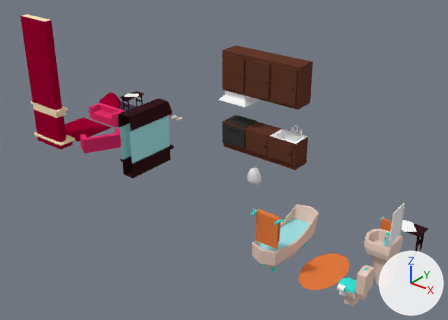
Before and after pictures for a commit that changed the Blender file Assets/Models/lotsa stuff.blend.
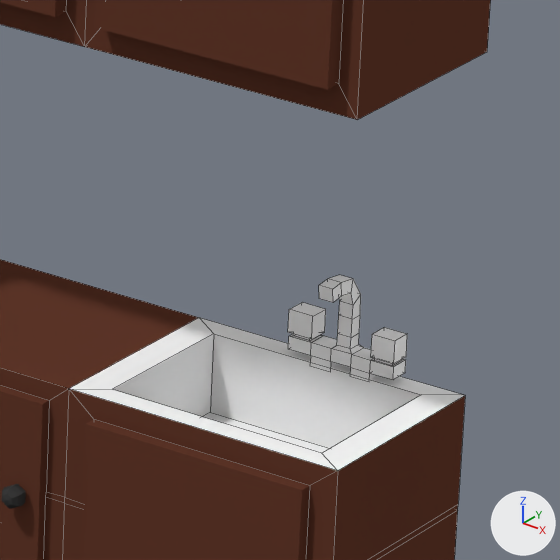
The first picture shows the older version from a camera (50 mm lens) standing at (76.9, -61.4, 46.2) and looking at (27.0, 1.0, 7.5). The close-ups show both versions on the part from 59% to 71% of the width and 31% to 48% of the height of that picture; other places that the commit changed are outside them. Arrows for +X, +Y and +Z are at lower right; the lights stay in place. The close-ups show mesh edges as thin lines.

Before the edit, the objects in view are built like this:
```python
ob_balcaocozinha_001 = bpy.data.objects.new('balcaocozinha.001', me_cube_024)
ob_balcaocozinha_001.parent = ob_balcaocozinha_004
ob_balcaocozinha_001.location = (23.57, 11.16, 6.127)
ob_balcaocozinha_001.scale = (1.74, 1.74, 1.74)
ob_balcaocozinha_004 = bpy.data.objects.new('balcaocozinha.004', me_cube_016)
ob_balcaocozinha_004.location = (25.49, 12.98, 6.26)
ob_balcaocozinha_004.scale = (1.74, 1.74, 1.74)
ob_porta_001 = bpy.data.objects.new('porta.001', me_cube_021)
ob_porta_001.parent = ob_balcaocozinha
ob_porta_001.location = (23.49, 11.1, 16.62)
ob_porta_001.scale = (1.74, 1.74, 1.74)
# also in view: 'balcaocozinha' at (25.3, 12.6, 15.8); 'balcaocozinha.002' at (30.1, 11.0, 6.1); 'porta.002' at (30.2, 11.0, 16.6)
```
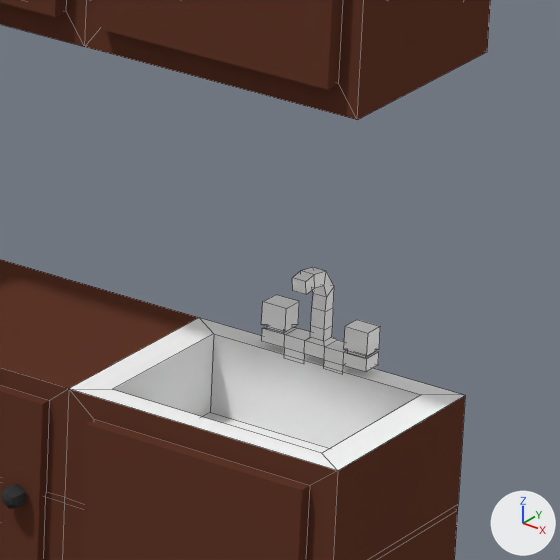
Where the newer file only moved an object's origin or applied its transform, the numbers keep the older frame.

Pixel boxes (x1, y1, x2, y2) of what changed, in the close-ups (560 x 560 px):
part 1 of me_cube_016, built on: before (288, 275, 407, 380); after (261, 267, 380, 372)

Diff of the bpy script that builds the scene:
```diff
--- a/Assets/Models/lotsa stuff.blend.py
+++ b/Assets/Models/lotsa stuff.blend.py
@@ me_cube_016 @@
 # used by ob_balcaocozinha_004; location = (25.49, 12.98, 6.26); scale = (1.74, 1.74, 1.74)
-me_cube_016.from_pydata(...)  # 196 vertices, 186 faces; spans x -4.03..4.03, y -1.0..1.03, z -1.59..1.9
+me_cube_016.from_pydata(...)  # 208 vertices, 202 faces; spans x -4.03..4.03, y -1.0..1.03, z -1.59..1.9
+# me_cube_016 part 1
+# 1 face is deleted
+# 76 vertices in x 2.36..3.44, y 0.47..0.98, z 0.96..1.9 move by (-0.27, 0.0, 0.0)
+# 16 vertices in x 2.61..3.21, y 0.77..0.98, z 0.96..1.43 move by (-0.28, 0.0, 0.0)
+# 12 new vertices lie (0.0, 1.89, 0.0) away from vertices in x -1.1..3.76, y -1.0, z -0.99..0.84
+# 17 new faces join them, mat_material_021 (brown #653b2c)
 me_cube_016.materials.append(mat_material_021)
```
